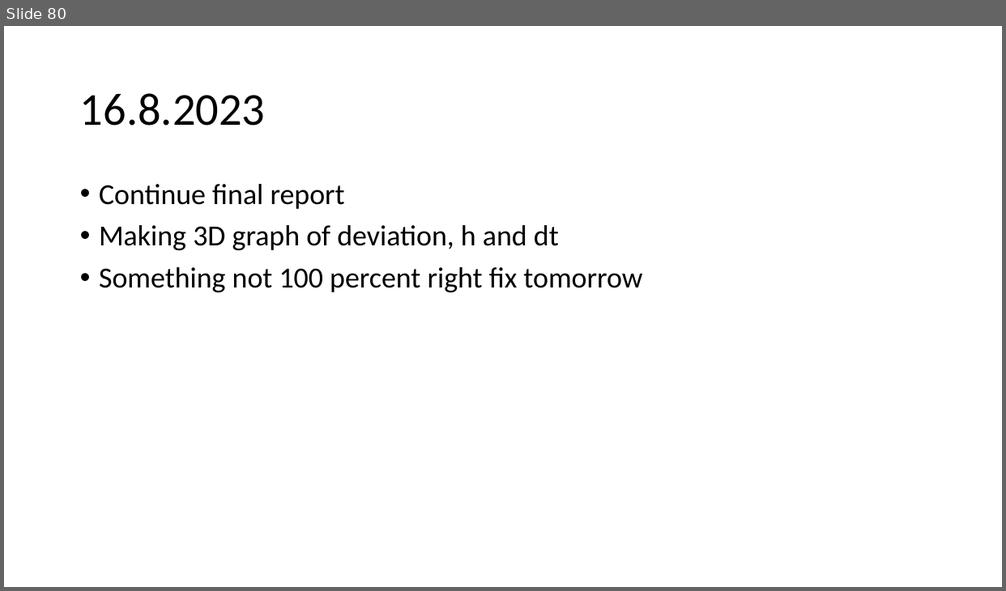
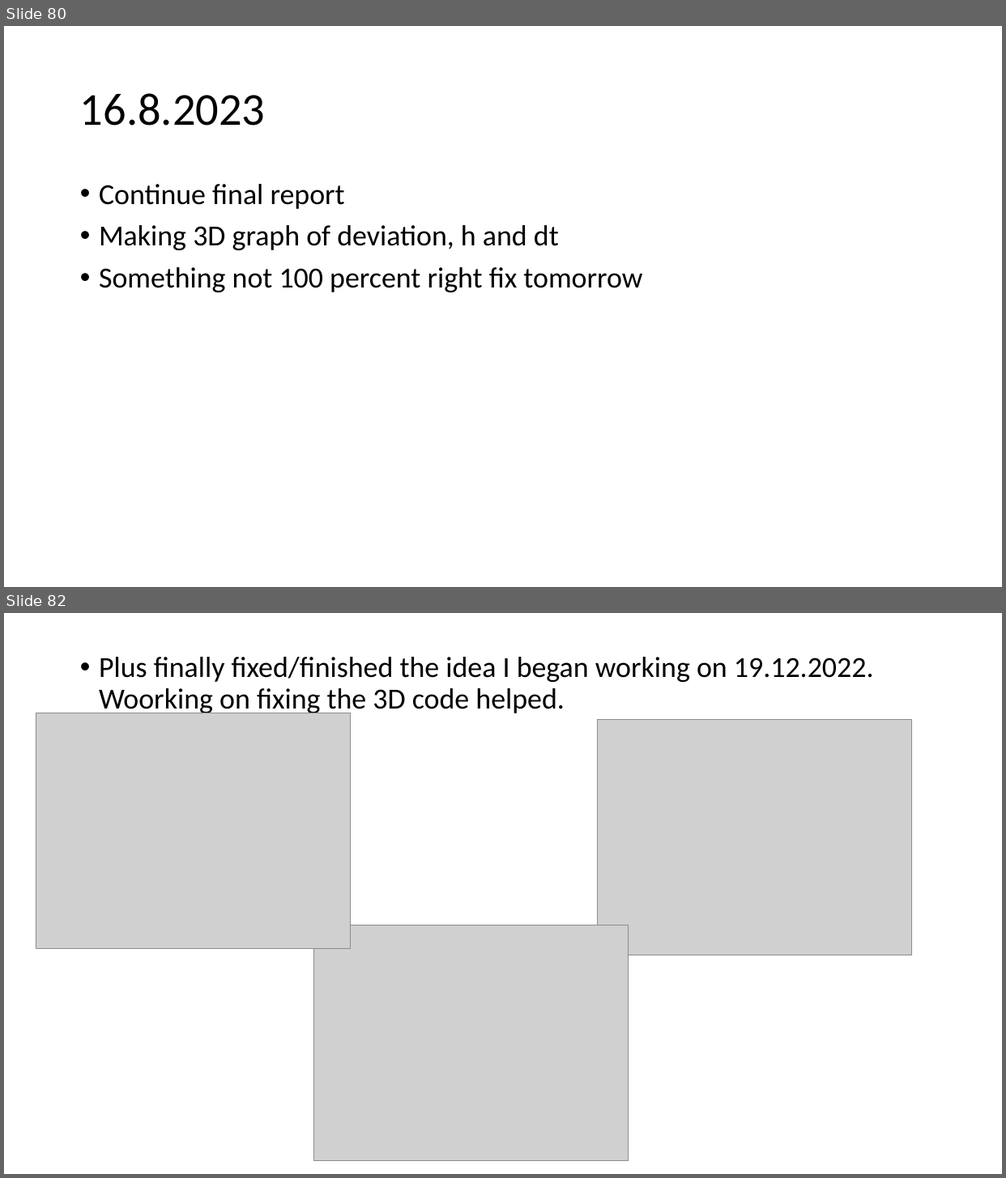
Before and after one commit to urhtrinko/DroneRadioactivity_student_job, a slide deck: reports/work_diary.pptx. Shown one above the other, each under a label of ours: slide 80 before the commit, slides 80 and 82 after it; the slides between them are not shown. The pictures are 1006x591 and 1006x1178 pixels, drawn with LibreOffice and Linux fonts; fonts in the diff are those of the drawing; grey boxes stand for pictures. Boxes give left, top, right and bottom in pixels: in the first picture for what was removed or moved away, otherwise in the second. Text is boxed around its words. In the diff, an @@ line names an element or a change of style, - is before the commit and + after.

```diff
--- a/reports/work_diary.pptx
+++ b/reports/work_diary.pptx
@@ slide 82 added at (x1=4, y1=613, x2=1002, y2=1174), background #FFFFFF @@
@@ text added at (x1=99, y1=657, x2=874, y2=716), 28 pt, text #000000 @@
+• Plus finally fixed/finished the idea I began working on 19.12.2022. Woorking on fixing the 3D code helped.
@@ picture added at (x1=36, y1=713, x2=351, y2=948) @@
@@ picture added at (x1=598, y1=720, x2=912, y2=956) @@
@@ picture added at (x1=314, y1=925, x2=629, y2=1161) @@
```
Also in this commit, not shown: 1 other slide added.
